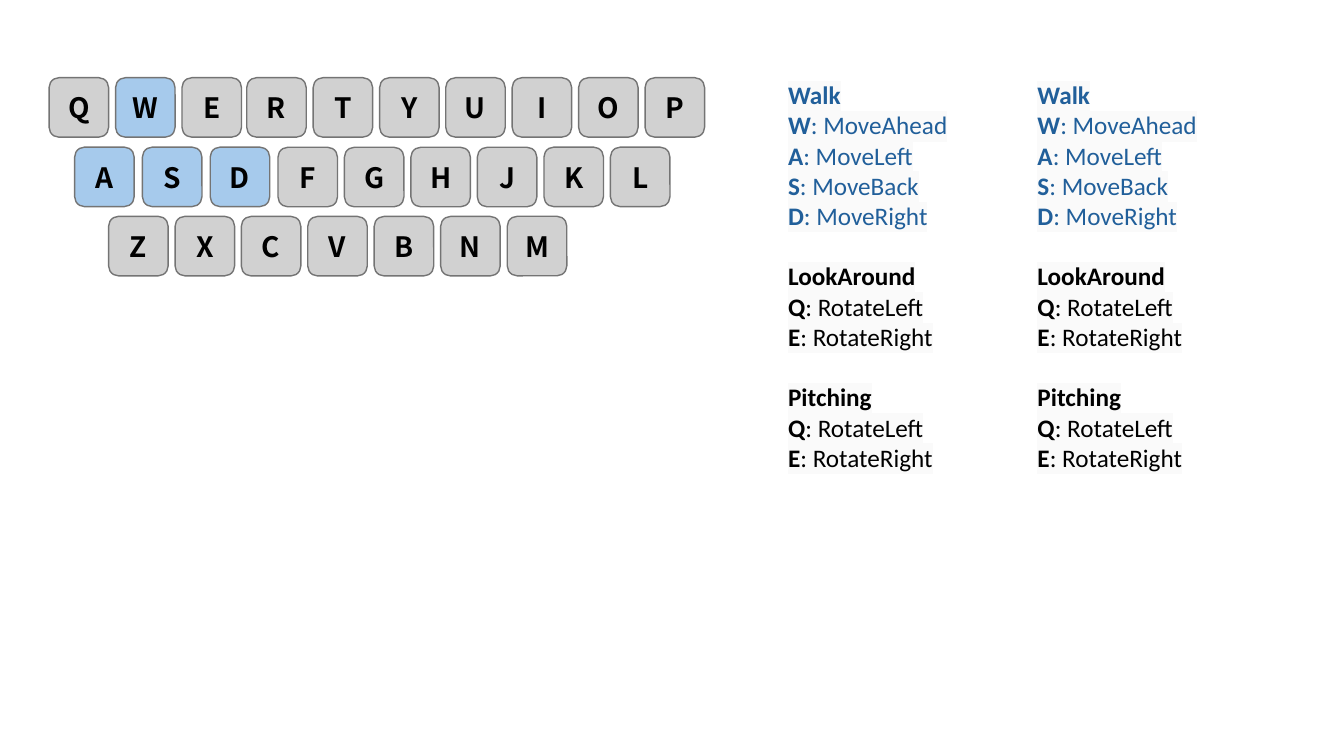
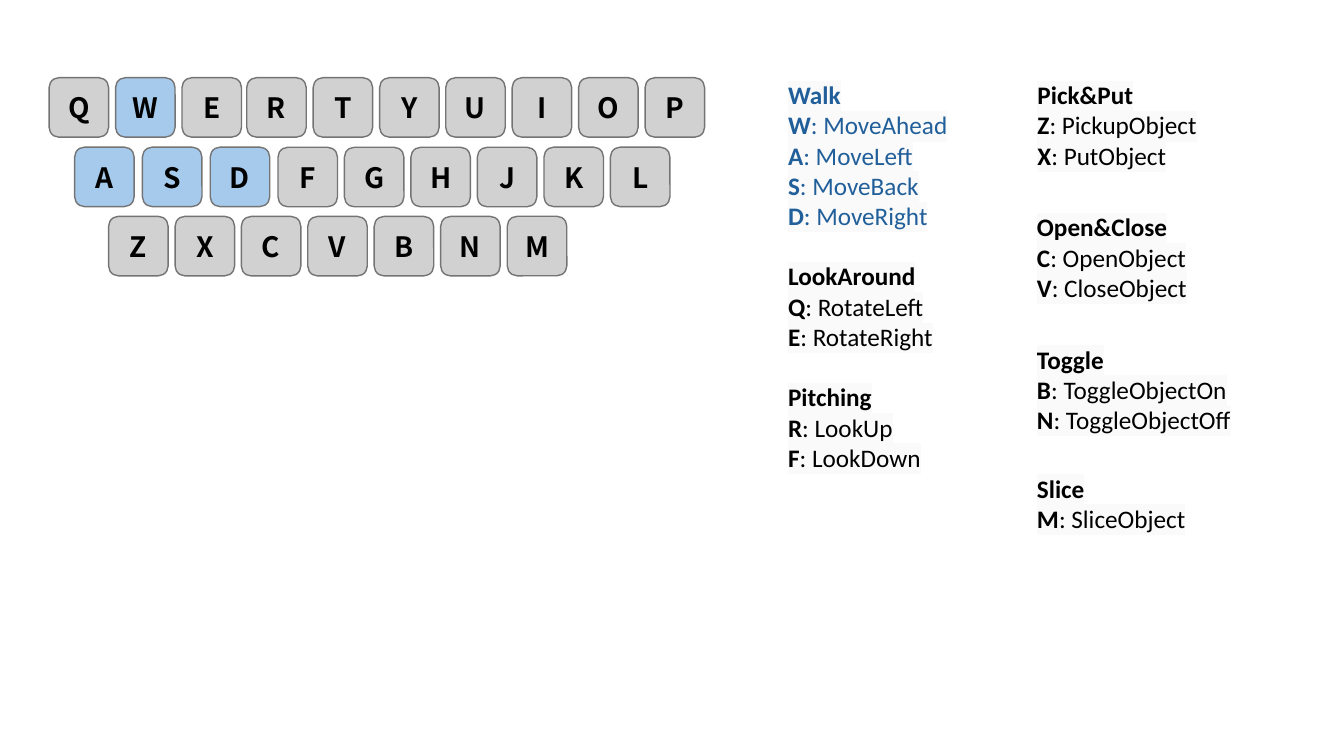
Before and after one commit to ByZ0e/AI2Thor_keyboard_player, a slide deck: slide 2 of images/images.pptx. Drawn at 1344x756 pixels with LibreOffice and Linux fonts; fonts in the diff are those of the drawing. Boxes give left, top, right and bottom in pixels: in the first picture for what was removed or moved away, otherwise in the second. Text is boxed around its words. In the diff, an @@ line names an element or a change of style, - is before the commit and + after.

```diff
--- a/images/images.pptx
+++ b/images/images.pptx
@@ text at (x1=1037, y1=86, x2=1197, y2=170): text changed @@
-Walk
-W: MoveAhead
-A: MoveLeft
-S: MoveBack
-D: MoveRight
-LookAround
-Q: RotateLeft
-E: RotateRight
-Pitching
-Q: RotateLeft
-E: RotateRight
+Pick&Put
+Z: PickupObject
+X: PutObject
@@ text added at (x1=1037, y1=218, x2=1186, y2=302), 18 pt, text #000000 @@
+Open&Close
+C: OpenObject
+V: CloseObject
@@ text added at (x1=1037, y1=351, x2=1230, y2=434), 18 pt, text #000000 @@
+Toggle
+B: ToggleObjectOn
+N: ToggleObjectOff
@@ text at (x1=788, y1=419, x2=920, y2=467): text changed @@
-Q: RotateLeft
-E: RotateRight
+R: LookUp
+F: LookDown
@@ text added at (x1=1037, y1=480, x2=1185, y2=533), 18 pt, text #000000 @@
+Slice
+M: SliceObject
```
Also in this commit, not shown: 1 other slide changed, 1 other file.
